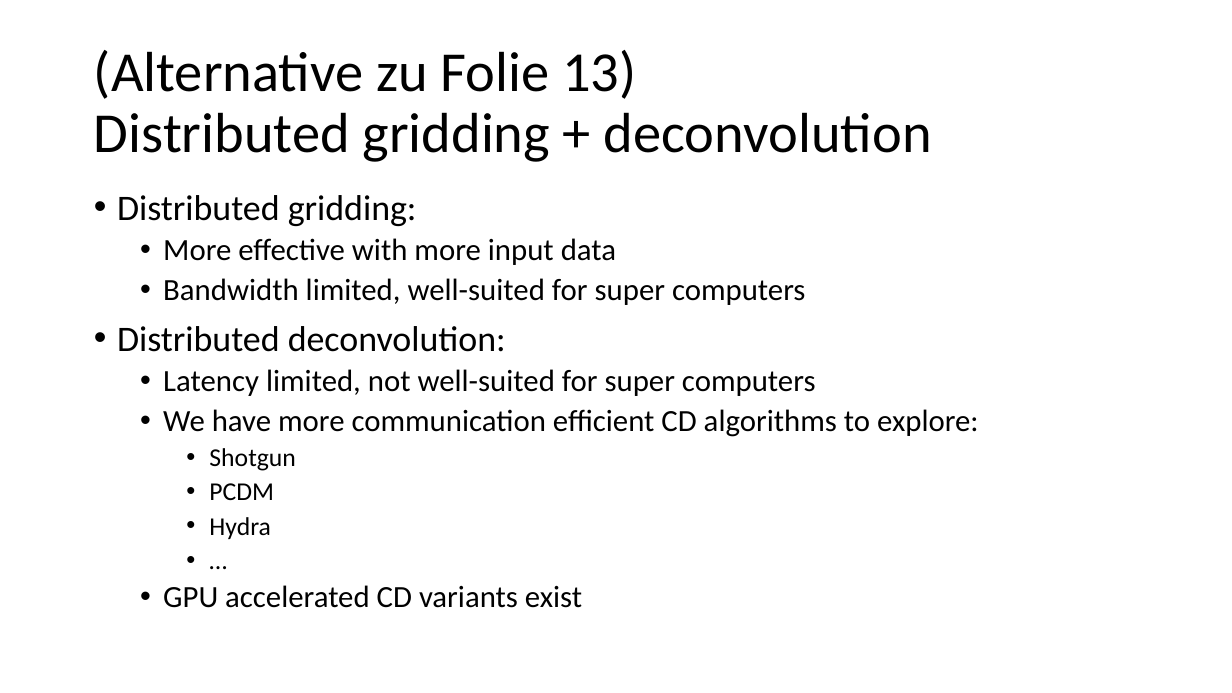
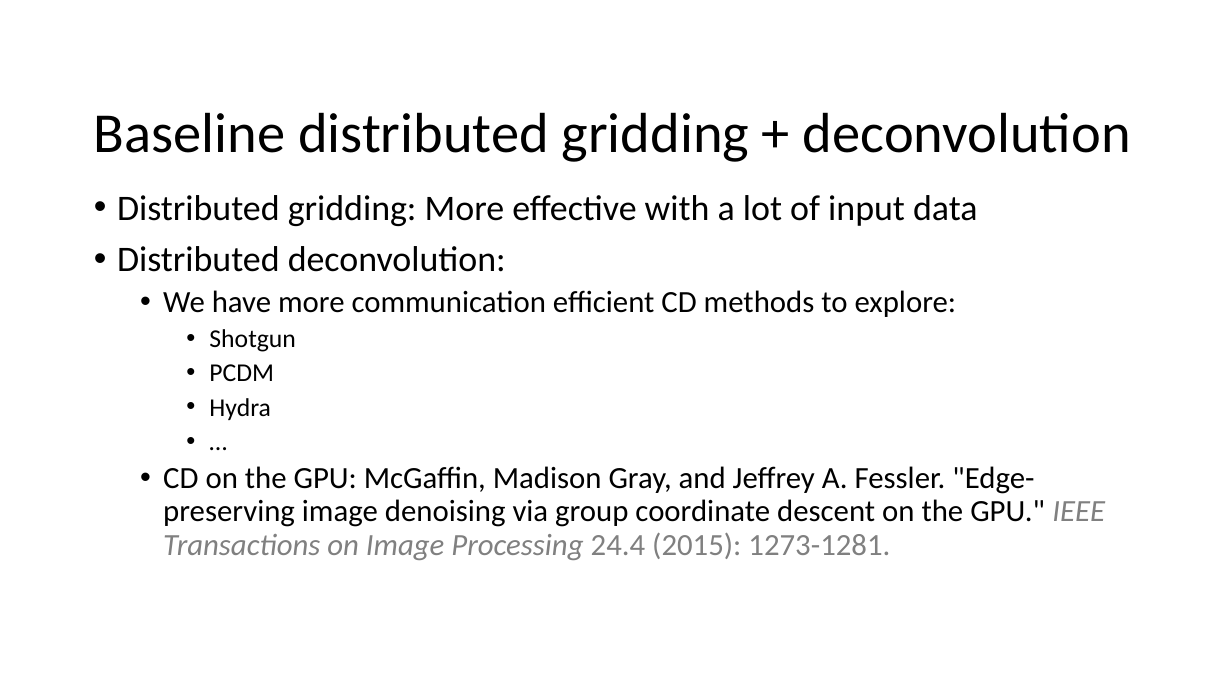
Before and after one commit to lord-blueberry/p9-doc, a slide deck: slide 13 of SKA-Days/pp.pptx (slide 16 before the commit). Drawn at 1232x693 pixels with LibreOffice and Linux fonts; fonts in the diff are those of the drawing. Boxes give left, top, right and bottom in pixels: in the first picture for what was removed or moved away, otherwise in the second. Text is boxed around its words. In the diff, an @@ line names an element or a change of style, - is before the commit and + after.

```diff
--- a/SKA-Days/pp.pptx
+++ b/SKA-Days/pp.pptx
@@ title at [94, 112, 1131, 162]: text changed @@
-(Alternative zu Folie 13)
-Distributed gridding + deconvolution
+Baseline distributed gridding + deconvolution
@@ text at [117, 195, 978, 226]: text changed; size 24 to 28 pt @@
-• Distributed gridding:
-  • More effective with more input data
-  • Bandwidth limited, well-suited for super computers
+• Distributed gridding: More effective with a lot of input data
@@ text at [163, 290, 957, 317]: text changed @@
-  • Latency limited, not well-suited for super computers
-  • We have more communication efficient CD algorithms to explore:
+  • We have more communication efficient CD methods to explore:
@@ text at [163, 466, 1105, 560]: text changed @@
-  • GPU accelerated CD variants exist
+  • CD on the GPU: McGaffin, Madison Gray, and Jeffrey A. Fessler. "Edge-preserving image denoising via group coordinate descent on the GPU." IEEE Transactions on Image Processing 24.4 (2015): 1273-1281.
```
Also in this commit, not shown: 9 other slides changed, 3 slides removed, 13 other files.
